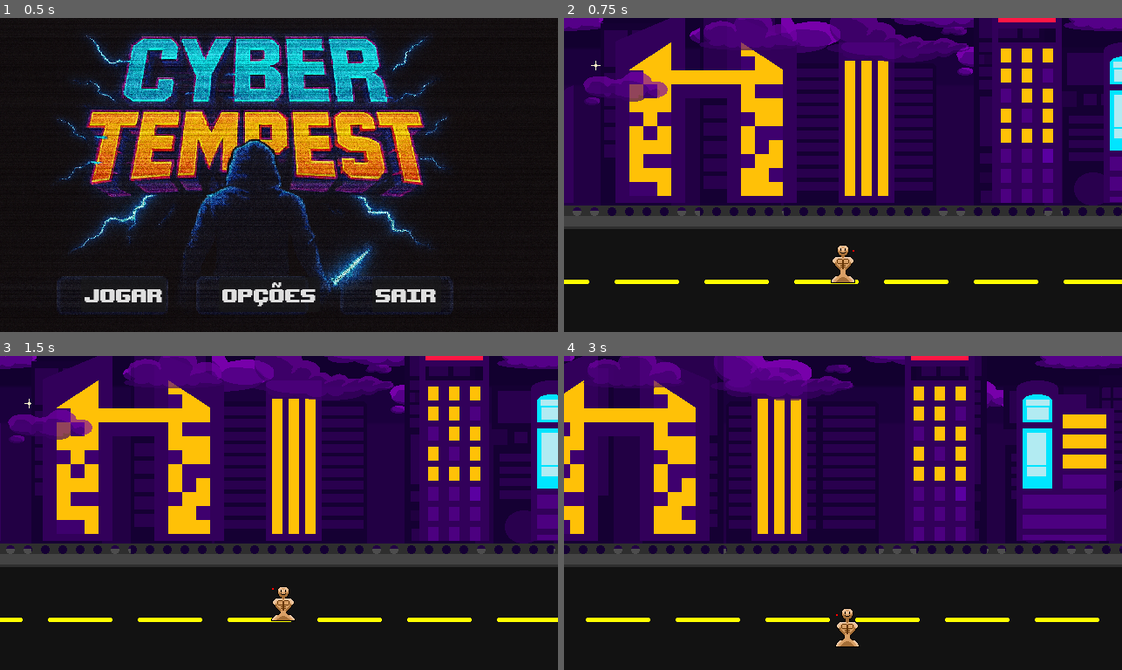
Above: before the commit, frames 1-4 (two rows, left to right).
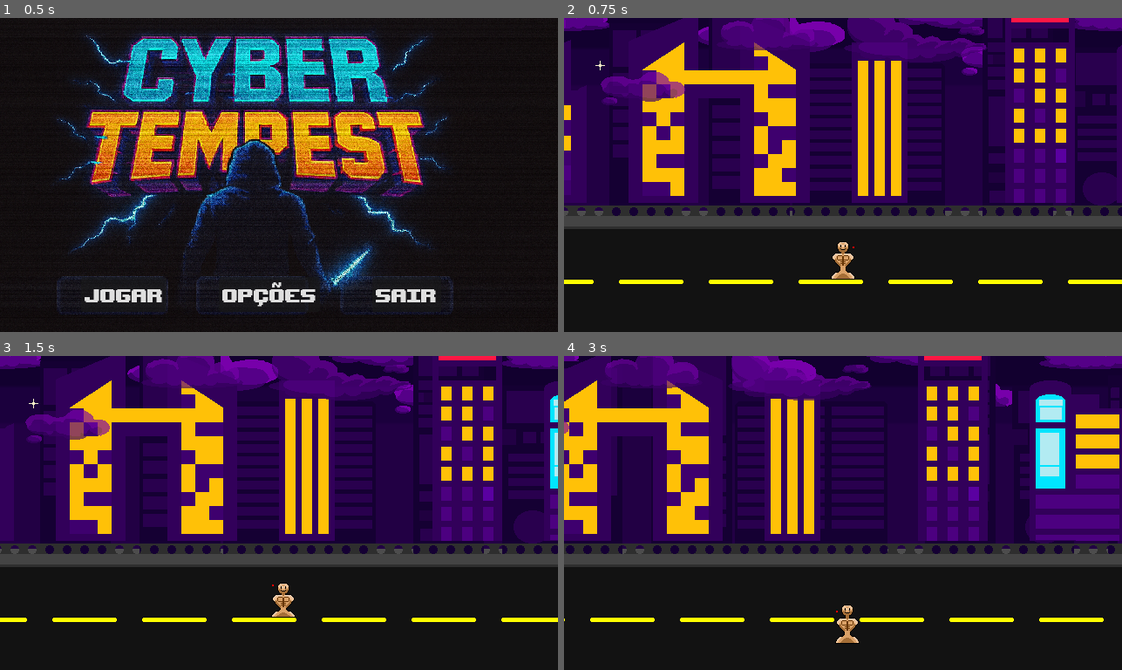
Above: after the commit, the same moments.

Repository: Tomaz-Arlindo/Godot-Survivors
Game: Godot game, scene res://menus/Orquestrador.tscn
Two runs of this game, one before a commit and one after it. Both use one fixed random seed, a clock stepped at 60 frames per second and the inputs below.
Inputs:
- Up to frame 1 (0.5 s): no input
- Up to frame 2 (0.75 s): click "jogar" at 0.5 s
- Up to frame 3 (1.5 s): tap Enter at 1.25 s; hold D (right) from 1.28 s (still down)
- Up to frame 4 (3 s): release D (right) at 2.03 s; hold S (down) 2.03-2.78 s; hold D (right) from 2.78 s (still down)

Frame 1 is identical in both runs. In frame 2, 21% of the frame differs, in the area x 0-100%, y 0-85%; in frame 3, 21%; in frame 4, 22%, in the area x 0-100%, y 0-93%.

Commit message:
fix enemy spawner

Diff:
--- a/Enemy/enemy.gd
+++ b/Enemy/enemy.gd
@@ -1,7 +1,7 @@
 extends CharacterBody2D
 
 
-@export var movement_speed = 40
+@export var movement_speed = 20
 @export var hp = 10
 @onready var player = get_tree().get_first_node_in_group("player")
 @onready var sprite = $Sprite2D
--- /dev/null
+++ b/Player/Attack/ice_spear.tscn
@@ -0,0 +1,7 @@
+[gd_scene format=3 uid="uid://cxy05846vdtg5"]
+
+[node name="IceSpear" type="Node2D"]
+
+[node name="Sprite2D" type="Sprite2D" parent="."]
+
+[node name="CollisionShape2D" type="CollisionShape2D" parent="."]
--- a/Utility/enemy_spawner.gd
+++ b/Utility/enemy_spawner.gd
@@ -18,7 +18,7 @@
 				i.spawn_delay_counter += 1
 			else:
 				i.spawn_delay_counter = 0
-				var new_enemy = load(str(i.enemy.resource_path))
+				var new_enemy = i.enemy
 				var counter = 0
 				while  counter < i.enemy_num:
 					var enemy_spawn = new_enemy.instantiate()
--- a/Utility/spawn_info.gd
+++ b/Utility/spawn_info.gd
@@ -1,6 +1,6 @@
+class_name Spawn_info
 extends Resource
 
-class_name Spawn_info
 
 @export var time_start:int
 @export var time_end:int
--- a/World/world.tscn
+++ b/World/world.tscn
@@ -7,6 +7,7 @@
 [ext_resource type="Texture2D" uid="uid://75yeh33j6yw1" path="res://Textures/Background/F-builds.png" id="3_3f78f"]
 [ext_resource type="Texture2D" uid="uid://b718btmmfc7ui" path="res://Textures/Background/Clouds.png" id="4_k8do8"]
 [ext_resource type="Texture2D" uid="uid://daev4e7wmpl3n" path="res://Textures/Background/Road.png" id="5_bkhv4"]
+[ext_resource type="PackedScene" uid="uid://brvcbiids43hp" path="res://Utility/enemy_spawner.tscn" id="8_eidgh"]
 
 [sub_resource type="WorldBoundaryShape2D" id="WorldBoundaryShape2D_l402w"]
 normal = Vector2(0, 1)
@@ -88,4 +89,6 @@
 texture = ExtResource("5_bkhv4")
 
 [node name="Player" parent="." instance=ExtResource("2_8a836")]
-position = Vector2(0, 110)
+position = Vector2(-5, 106)
+
+[node name="EnemySpawner" parent="." instance=ExtResource("8_eidgh")]
Not shown: 1 places in World/world.tscn that only renumber resources
